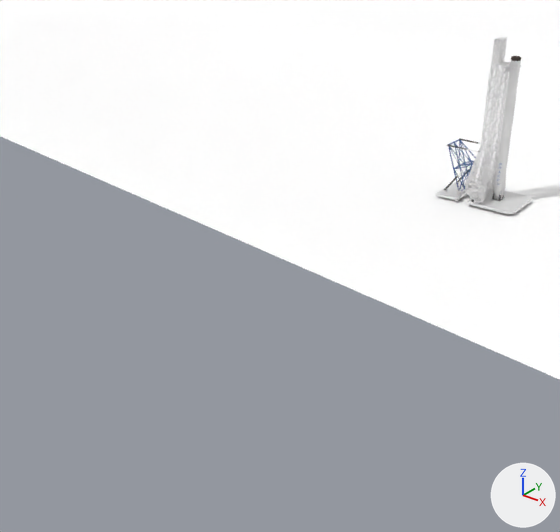
What one commit did to the Blender file f9r-v2.blend.
The view is the same before and after, from a 50 mm camera at (117.0, -288.0, 114.0) aimed at (-18.0, -120.0, 10.0). Arrows for +X, +Y and +Z are at lower right; the lights stay in place.

Script lines for the objects in view, before the commit:
```python
ob_ground = bpy.data.objects.new('ground', me_ground)
ob_ground.location = (0.0, 0.0, -2.0)
ob_ground.rotation_euler = (0.0, 0.0, -0.121)  # degrees (0, 0, -6.9)
ob_launchpad = bpy.data.objects.new('launchpad', me_launchpad)
ob_launchpad.location = (0.0, 0.0, 0.0)
ob_left_fairing = bpy.data.objects.new('left fairing', me_left_fairing)
ob_left_fairing.location = (0.0, 0.0, 55.3)
ob_right_fairing = bpy.data.objects.new('right fairing', me_right_fairing)
ob_right_fairing.location = (0.0, 0.0, 55.3)
ob_strongback_left_clamp = bpy.data.objects.new('strongback left clamp', me_strongback_clamp)
ob_strongback_left_clamp.location = (-2.8, 1.0, 53.5)
ob_strongback_primary_cylinder = bpy.data.objects.new('strongback primary cylinder', me_strongback_cylinder)
ob_strongback_primary_cylinder.location = (-21.0, 0.0, 1.0)
ob_strongback_primary_cylinder.rotation_euler = (0.0, -2.516, 0.0)  # degrees (0, -144, 0)
ob_strongback_secondary_cylinder = bpy.data.objects.new('strongback secondary cylinder', me_strongback_cylinder)
ob_strongback_secondary_cylinder.location = (-21.8, 0.0, 19.8)
ob_strongback_secondary_cylinder.rotation_euler = (0.0000123, -1.564, -0.0000122)  # degrees (0, -90, -0)
ob_strongback_secondary_piston = bpy.data.objects.new('strongback secondary piston', me_strongback_primary_piston)
ob_strongback_secondary_piston.location = (-8.3, 0.0, 19.7)
ob_strongback_secondary_piston.rotation_euler = (0.0, 1.578, 0.0)  # degrees (0, 90, 0)
# also in view: 'strongback' at (-6.0, 0.0, 32.0); 'stage one skin' at (0.0, 0.0, 22.0)
```
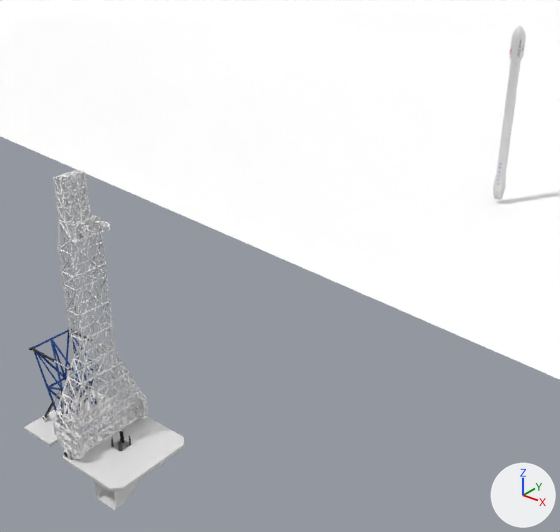
Edits to the scene script, one JSON object a line:
```json
{"op": "remove", "block": "ob_left_fairing", "code": "ob_left_fairing.hide_viewport = True"}
{"op": "remove", "block": "ob_right_fairing", "code": "ob_right_fairing.hide_viewport = True"}
{"op": "set", "path": "ob_launchpad.location", "old": "(0.0, 0.0, 0.0)", "new": "(0.0, -200.0, 0.0)"}
{"op": "set", "path": "ob_strongback_left_clamp.location", "old": "(-2.8, 1.0, 53.5)", "new": "(-2.8, -199.0, 53.5)"}
{"op": "set", "path": "ob_strongback_secondary_piston.location", "old": "(-8.3, 0.0, 19.7)", "new": "(-8.3, -200.0, 19.7)"}
{"op": "set", "path": "ob_strongback_secondary_cylinder.location", "old": "(-21.8, 0.0, 19.8)", "new": "(-21.8, -200.0, 19.8)"}
{"op": "set", "path": "ob_strongback_primary_cylinder.location", "old": "(-21.0, 0.0, 1.0)", "new": "(-21.0, -200.0, 1.0)"}
```

What differs and where, as boxes [x1, y1, x2, y2] in the pictures (560 x 532 px):
```json
{"object": "strongback", "change": "moved", "before": [465, 37, 510, 202], "after": [53, 169, 148, 459]}
{"object": "launchpad", "change": "moved", "before": [436, 181, 532, 214], "after": [24, 389, 184, 510]}
{"object": "strongback a frame", "change": "moved", "before": [448, 139, 476, 191], "after": [34, 330, 98, 427]}
{"object": "right fairing", "change": "shown", "after": [514, 26, 526, 63]}
{"object": "strongback secondary cylinder", "change": "moved", "before": [447, 138, 478, 150], "after": [29, 328, 93, 362]}
{"object": "left fairing", "change": "shown", "after": [509, 26, 520, 63]}
{"object": "launch clamps", "change": "moved", "before": [492, 194, 504, 201], "after": [111, 431, 131, 451]}
{"object": "strongback primary cylinder", "change": "moved", "before": [444, 169, 469, 190], "after": [42, 381, 92, 419]}
{"object": "strongback left clamp", "change": "moved", "after": [92, 221, 110, 230], "on screen": "not visible before"}
{"object": "strongback right clamp", "change": "moved", "before": [507, 65, 516, 68], "after": [82, 225, 99, 234]}
{"object": "strongback secondary piston", "change": "moved", "before": [467, 143, 487, 152], "after": [54, 341, 106, 370]}
```
